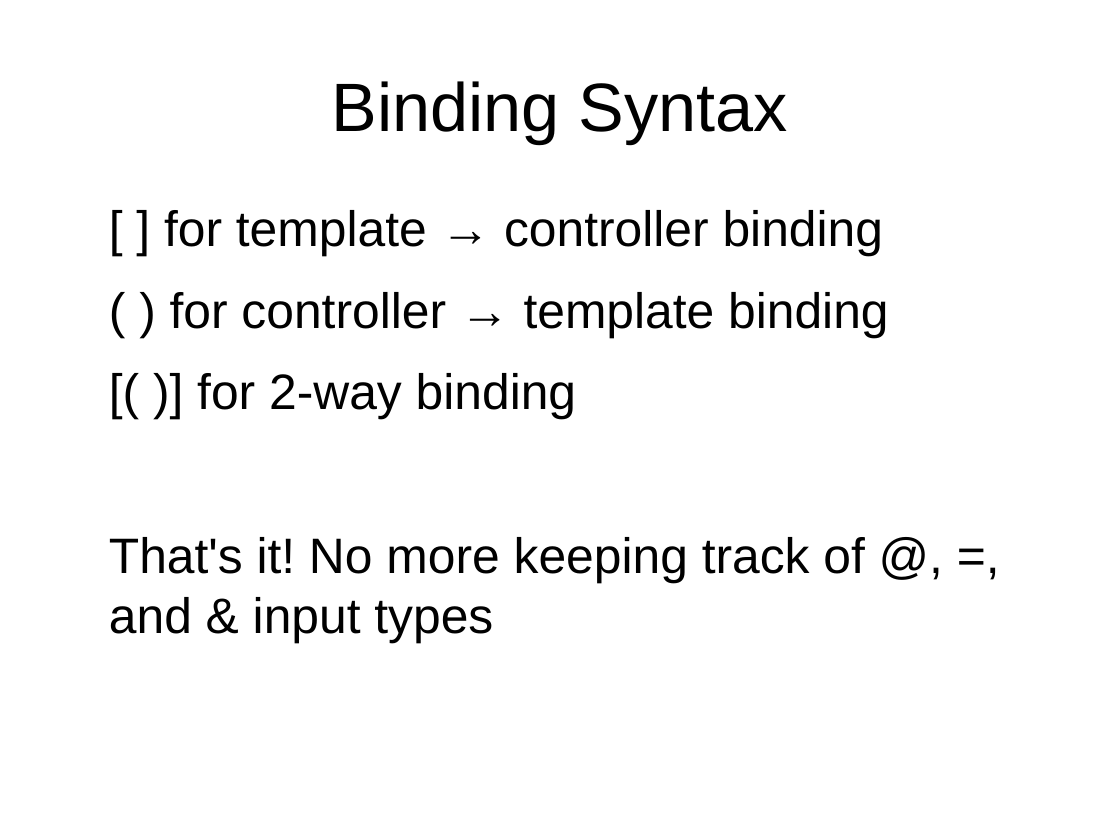
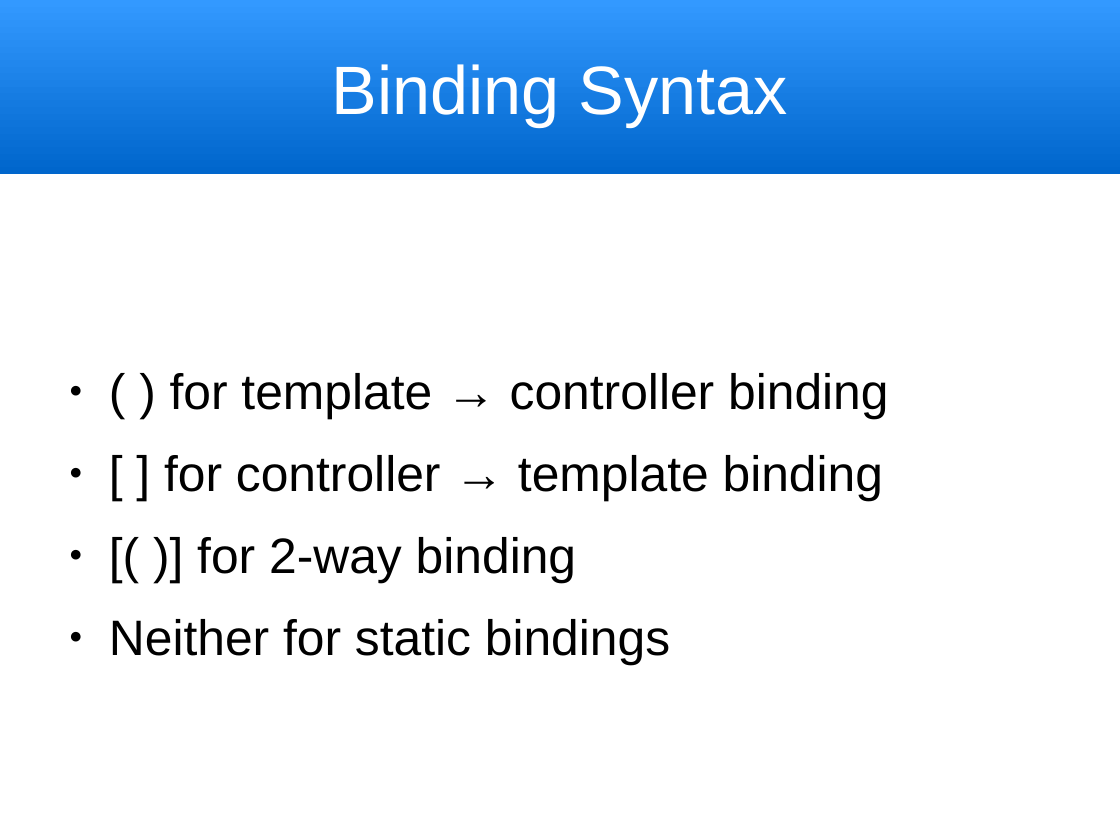
Before and after one commit to trognus/devcon2016, a slide deck: slide 11 of devconNg2_2.odp (slide 4 before the commit). Drawn at 1120x840 pixels with LibreOffice and Linux fonts; fonts in the diff are those of the drawing. Boxes give left, top, right and bottom in pixels: in the first picture for what was removed or moved away, otherwise in the second. Text is boxed around its words. In the diff, an @@ line names an element or a change of style, - is before the commit and + after.

```diff
--- a/devconNg2_2.odp
+++ b/devconNg2_2.odp
@@ title "Binding Syntax": place and size @@
-title "Binding Syntax" at box(332, 81, 788, 143)
+title "Binding Syntax" at box(0, 0, 1120, 174)
@@ title "Binding Syntax" at box(0, 0, 1120, 174): text colour #000000 to #FFFFFF; fill none to gradient #0066CC to #3399FF @@
@@ text at box(164, 373, 888, 502): text changed @@
-[ ] for template → controller binding
-( ) for controller → template binding
+● ( ) for template → controller binding
+● [ ] for controller → template binding
@@ text at box(197, 537, 576, 583): bullet none to ● @@
@@ text at box(109, 619, 670, 665): text changed @@
-That's it! No more keeping track of @, =, and & input types
+● Neither for static bindings
```
Also in this commit, not shown: 10 other slides changed, 22 slides added, 3 slides removed, 1 other file.
